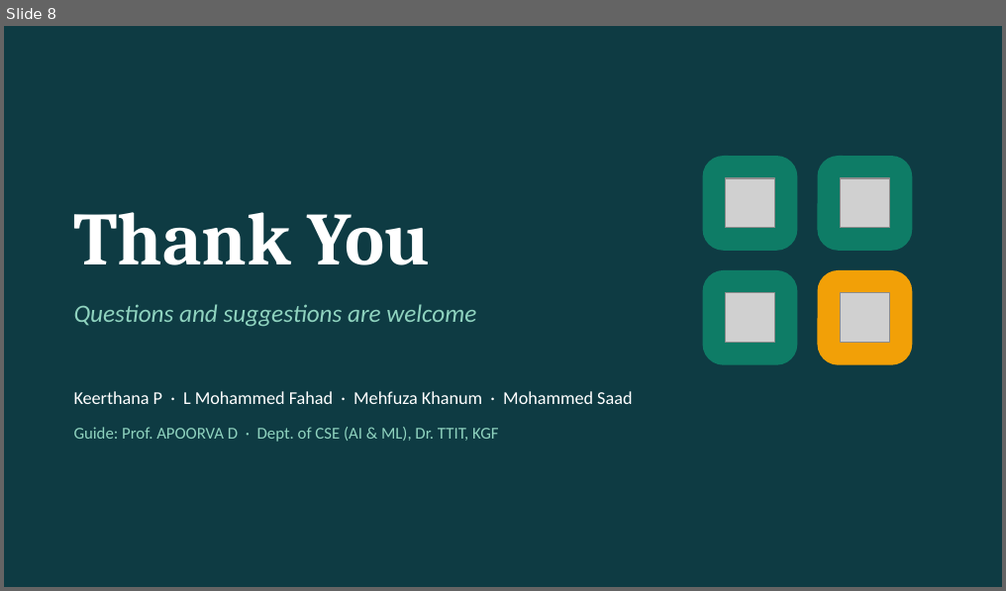
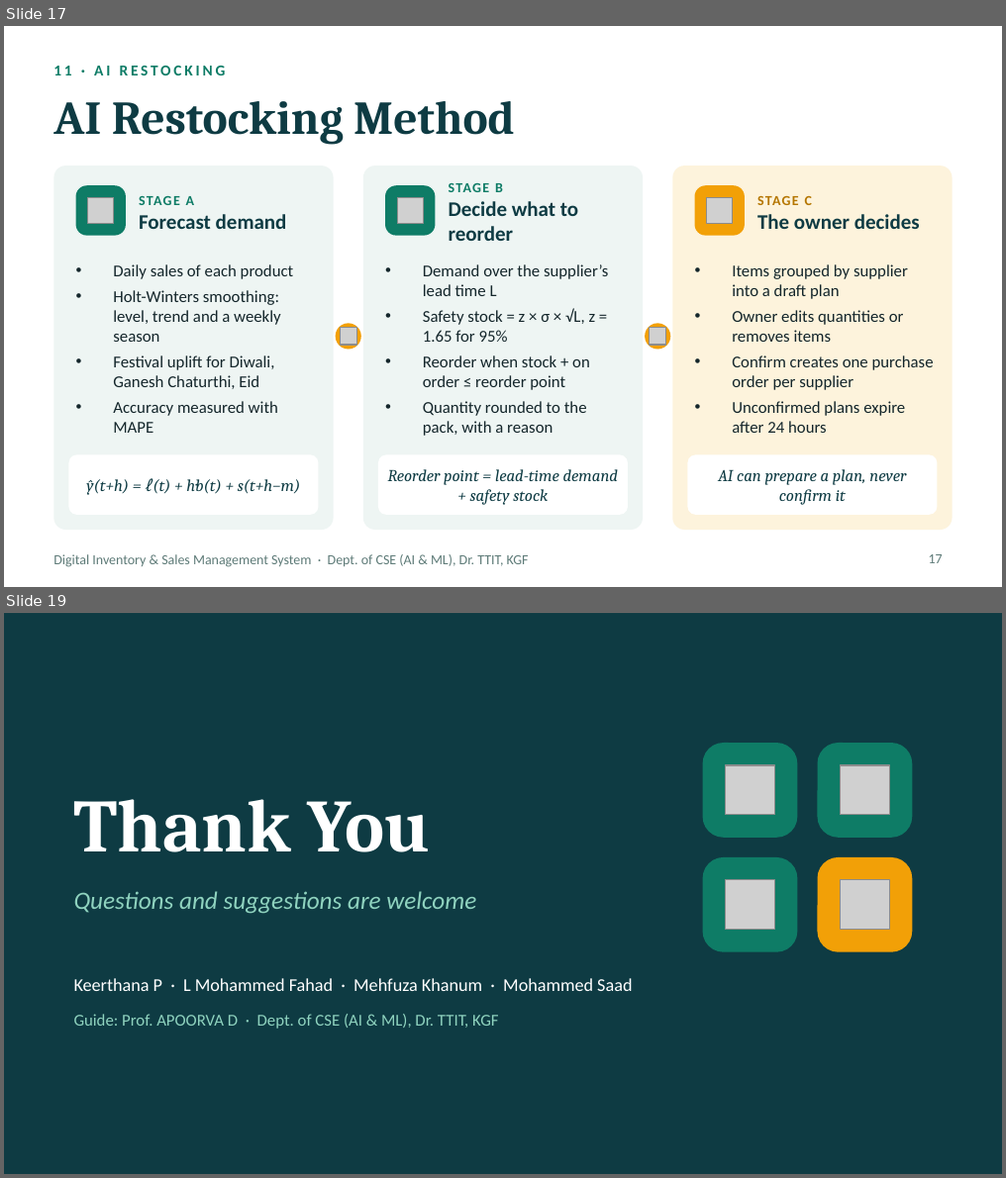
Before and after one commit to NICTOGEN007/inventorymanagement, a slide deck: docs/presentation/Inventory_Management_First_Review.pptx. Shown one above the other, each under a label of ours: slide 8 before the commit, slides 17 and 19 after it; the slides between them are not shown. The pictures are 1006x591 and 1006x1178 pixels, drawn with LibreOffice and Linux fonts; fonts in the diff are those of the drawing; grey boxes stand for pictures. Boxes give left, top, right and bottom in pixels: in the first picture for what was removed or moved away, otherwise in the second. Text is boxed around its words. In the diff, an @@ line names an element or a change of style, - is before the commit and + after.

```diff
--- a/docs/presentation/Inventory_Management_First_Review.pptx
+++ b/docs/presentation/Inventory_Management_First_Review.pptx
@@ slide 17 added at [4,26,1002,587], background #FFFFFF @@
@@ text added at [54,66,226,76], 11 pt, text #0E7C66, bold @@
+11 · AI RESTOCKING
@@ title added at [54,101,515,145], 34 pt, text #0E3B43, bold @@
+AI Restocking Method
@@ rounded rectangle added at [54,166,334,530], fill #EEF5F3 @@
@@ rounded rectangle added at [363,166,643,530], fill #EEF5F3 @@
@@ rounded rectangle added at [672,166,952,530], fill #FDF3DC @@
@@ rounded rectangle added at [76,185,126,236], fill #0E7C66 @@
@@ picture added at [88,197,114,224] @@
@@ text added at [139,196,287,229], 15 pt, text #0E3B43, bold @@
+STAGE A
+Forecast demand
@@ rounded rectangle added at [385,185,435,236], fill #0E7C66 @@
@@ picture added at [397,197,423,224] @@
@@ text added at [449,183,578,241], 15 pt, text #0E3B43, bold @@
+STAGE B
+Decide what to reorder
@@ rounded rectangle added at [695,185,745,236], fill #F2A007 @@
@@ picture added at [707,197,733,224] @@
@@ text added at [757,196,920,229], 15 pt, text #0E3B43, bold @@
+STAGE C
+The owner decides
@@ text added at [113,265,294,433], 12 pt, text #14262B @@
+• Daily sales of each product
+• Holt-Winters smoothing: level, trend and a weekly season
+• Festival uplift for Diwali, Ganesh Chaturthi, Eid
+• Accuracy measured with MAPE
@@ text added at [423,265,608,436], 12 pt, text #14262B @@
+• Demand over the supplier’s lead time L
+• Safety stock = z × σ × √L, z = 1.65 for 95%
+• Reorder when stock + on order ≤ reorder point
+• Quantity rounded to the pack, with a reason
@@ text added at [732,265,934,433], 12 pt, text #14262B @@
+• Items grouped by supplier into a draft plan
+• Owner edits quantities or removes items
+• Confirm creates one purchase order per supplier
+• Unconfirmed plans expire after 24 hours
@@ ellipse added at [336,323,361,350], fill #F2A007 @@
@@ picture added at [341,327,357,345] @@
@@ ellipse added at [645,323,670,350], fill #F2A007 @@
@@ picture added at [648,327,665,345] @@
@@ rounded rectangle added at [69,455,319,515], fill #FFFFFF @@
@@ rounded rectangle added at [378,455,628,515], fill #FFFFFF @@
@@ text added at [388,470,619,505], 12 pt, text #0E3B43, italic @@
+Reorder point = lead-time demand + safety stock
@@ rounded rectangle added at [687,455,937,515], fill #FFFFFF @@
@@ text added at [718,470,906,505], 12 pt, text #0E3B43, italic @@
+AI can prepare a plan, never confirm it
@@ text added at [86,478,301,495], 12 pt, text #0E3B43, italic @@
+ŷ(t+h) = ℓ(t) + h·b(t) + s(t+h−m)
@@ text added at [54,555,529,568], 10 pt, text #5E7B78 @@
+Digital Inventory & Sales Management System · Dept. of CSE (AI & ML), Dr. TTIT, KGF
@@ page number added at [929,555,943,564], 10 pt, text #5E7B78 @@
+17
@@ what was slide 8 is now slide 19 @@
```
Also in this commit, not shown: 3 slides changed, 11 other slides added, 1 slide removed.
